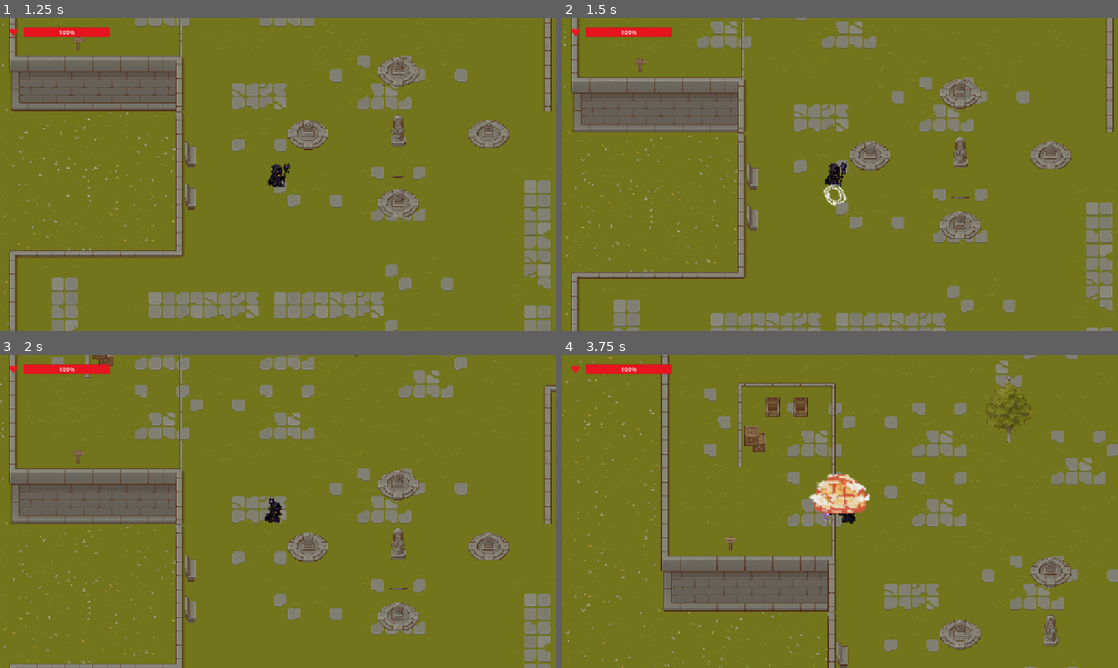
Above: before the commit, frames 1-4 (two rows, left to right).
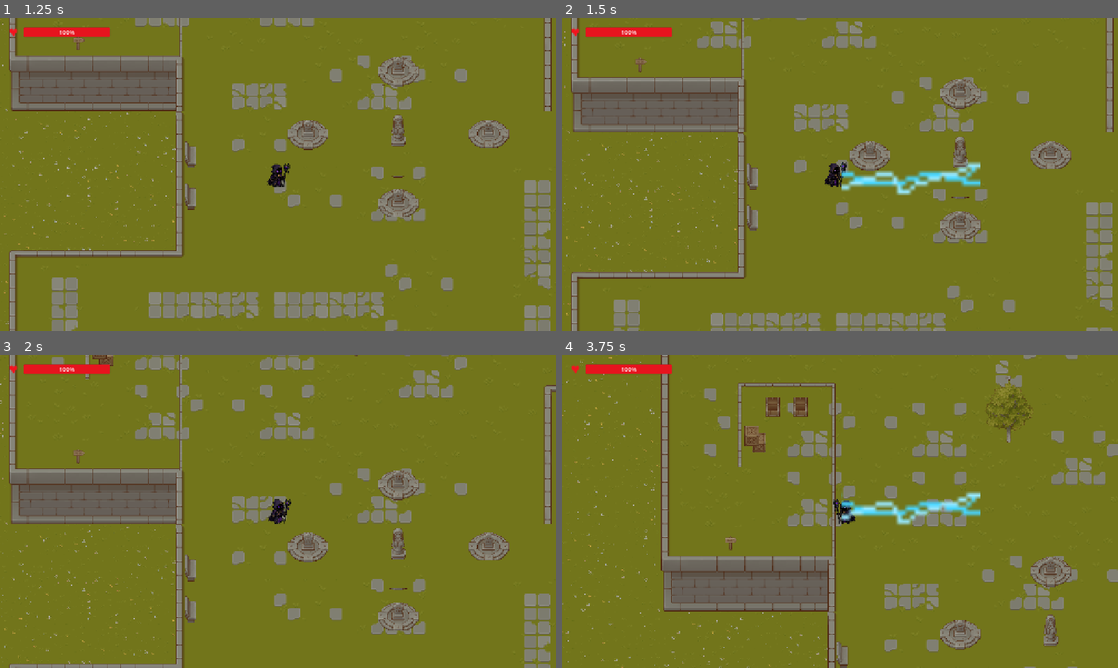
Above: after the commit, the same moments.

Repository: krunkske/Gamejam_ITF
Game: Godot game, scene res://Main.tscn
Same seed, same stepped clock (60 frames per second), same inputs: the game is played once before the commit and once after it.
Inputs (mouse positions are in pixels of both pictures, inside the frame that each line leads up to):
- Up to frame 1 (1.25 s): click (278, 296) at 0.5 s
- Up to frame 2 (1.5 s): tap Enter at 1.25 s; move the mouse to (812, 237) at 1.27 s; hold W (up) from 1.28 s (still down); click (812, 237) at 1.42 s
- Up to frame 3 (2 s): keep holding W (up)
- Up to frame 4 (3.75 s): move the mouse to (1006, 558) at 2.02 s; click (1006, 558) at 2.17 s; move the mouse to (673, 464) at 2.77 s; release W (up) at 2.78 s; hold A (left) from 2.78 s (still down); click (673, 464) at 2.92 s; move the mouse to (867, 511) at 3.52 s; click (867, 511) at 3.67 s

Frame 1 is identical in both runs. In frame 2, 1.4% of the frame differs, in the area x 47-76%, y 46-60%; in frame 3, 0.2%; in frame 4, 2.2%, in the area x 44-76%, y 38-55%.

Commit message:
lightning

Diff:
--- a/unstable-wizard/Scenes/Player/Player.tscn
+++ b/unstable-wizard/Scenes/Player/Player.tscn
@@ -32,7 +32,7 @@
 }],
 "loop": 1,
 "name": &"attack",
-"speed": 5.0
+"speed": 10.0
 }, {
 "frames": [{
 "duration": 1.0,
@@ -88,6 +88,10 @@
 corner_radius_bottom_left = 4
 
 [sub_resource type="StyleBoxFlat" id="StyleBoxFlat_game_over_panel"]
+content_margin_left = 24.0
+content_margin_top = 20.0
+content_margin_right = 24.0
+content_margin_bottom = 24.0
 bg_color = Color(0.035, 0.02, 0.07, 0.98)
 border_width_left = 2
 border_width_top = 2
@@ -100,10 +104,6 @@
 corner_radius_bottom_left = 8
 shadow_color = Color(0, 0, 0, 0.5)
 shadow_size = 16
-content_margin_left = 24.0
-content_margin_top = 20.0
-content_margin_right = 24.0
-content_margin_bottom = 24.0
 
 [sub_resource type="StyleBoxFlat" id="StyleBoxFlat_retry_normal"]
 bg_color = Color(0.78, 0.55, 0.2, 1)
@@ -117,6 +117,18 @@
 corner_radius_bottom_right = 5
 corner_radius_bottom_left = 5
 
+[sub_resource type="StyleBoxFlat" id="StyleBoxFlat_retry_pressed"]
+bg_color = Color(0.58, 0.37, 0.12, 1)
+border_width_left = 2
+border_width_top = 2
+border_width_right = 2
+border_width_bottom = 2
+border_color = Color(0.94, 0.72, 0.36, 1)
+corner_radius_top_left = 5
+corner_radius_top_right = 5
+corner_radius_bottom_right = 5
+corner_radius_bottom_left = 5
+
 [sub_resource type="StyleBoxFlat" id="StyleBoxFlat_retry_hover"]
 bg_color = Color(0.93, 0.7, 0.3, 1)
 border_width_left = 2
@@ -129,18 +141,6 @@
 corner_radius_bottom_right = 5
 corner_radius_bottom_left = 5
 
-[sub_resource type="StyleBoxFlat" id="StyleBoxFlat_retry_pressed"]
-bg_color = Color(0.58, 0.37, 0.12, 1)
-border_width_left = 2
-border_width_top = 2
-border_width_right = 2
-border_width_bottom = 2
-border_color = Color(0.94, 0.72, 0.36, 1)
-corner_radius_top_left = 5
-corner_radius_top_right = 5
-corner_radius_bottom_right = 5
-corner_radius_bottom_left = 5
-
 [node name="player" type="CharacterBody2D" unique_id=114388994]
 collision_layer = 2
 collision_mask = 5
@@ -148,7 +148,7 @@
 
 [node name="anination" type="AnimatedSprite2D" parent="." unique_id=930029314]
 sprite_frames = SubResource("SpriteFrames_0xww6")
-animation = &"walk"
+animation = &"attack"
 
 [node name="Camera2D" type="Camera2D" parent="anination" unique_id=1515920354]
 
@@ -177,7 +177,7 @@
 theme_override_styles/background = SubResource("StyleBoxFlat_health_background")
 theme_override_styles/fill = SubResource("StyleBoxFlat_health_fill")
 
-[node name="GameOver" type="Control" parent="HUD"]
+[node name="GameOver" type="Control" parent="HUD" unique_id=2020527235]
 visible = false
 layout_mode = 3
 anchors_preset = 15
@@ -186,7 +186,7 @@
 grow_horizontal = 2
 grow_vertical = 2
 
-[node name="Backdrop" type="ColorRect" parent="HUD/GameOver"]
+[node name="Backdrop" type="ColorRect" parent="HUD/GameOver" unique_id=1704308079]
 layout_mode = 1
 anchors_preset = 15
 anchor_right = 1.0
@@ -195,7 +195,7 @@
 grow_vertical = 2
 color = Color(0.015, 0.008, 0.035, 0.78)
 
-[node name="CenterContainer" type="CenterContainer" parent="HUD/GameOver"]
+[node name="CenterContainer" type="CenterContainer" parent="HUD/GameOver" unique_id=1723923371]
 layout_mode = 1
 anchors_preset = 15
 anchor_right = 1.0
@@ -203,36 +203,36 @@
 grow_horizontal = 2
 grow_vertical = 2
 
-[node name="Panel" type="PanelContainer" parent="HUD/GameOver/CenterContainer"]
+[node name="Panel" type="PanelContainer" parent="HUD/GameOver/CenterContainer" unique_id=1653117723]
 layout_mode = 2
 theme_override_styles/panel = SubResource("StyleBoxFlat_game_over_panel")
 
-[node name="VBoxContainer" type="VBoxContainer" parent="HUD/GameOver/CenterContainer/Panel"]
+[node name="VBoxContainer" type="VBoxContainer" parent="HUD/GameOver/CenterContainer/Panel" unique_id=454176295]
 layout_mode = 2
 theme_override_constants/separation = 12
 
-[node name="GameOverImage" type="TextureRect" parent="HUD/GameOver/CenterContainer/Panel/VBoxContainer"]
+[node name="GameOverImage" type="TextureRect" parent="HUD/GameOver/CenterContainer/Panel/VBoxContainer" unique_id=2020913007]
 custom_minimum_size = Vector2(600, 338)
 layout_mode = 2
 texture = ExtResource("14_0u84n")
 expand_mode = 1
 stretch_mode = 5
 
-[node name="Message" type="Label" parent="HUD/GameOver/CenterContainer/Panel/VBoxContainer"]
+[node name="Message" type="Label" parent="HUD/GameOver/CenterContainer/Panel/VBoxContainer" unique_id=1075045752]
 layout_mode = 2
 theme_override_colors/font_color = Color(0.89, 0.83, 0.98, 1)
 theme_override_font_sizes/font_size = 18
 text = "De magie is uitgewerkt. Maar niet voorgoed."
 horizontal_alignment = 1
 
-[node name="RetryButton" type="Button" parent="HUD/GameOver/CenterContainer/Panel/VBoxContainer"]
+[node name="RetryButton" type="Button" parent="HUD/GameOver/CenterContainer/Panel/VBoxContainer" unique_id=1455076697]
 custom_minimum_size = Vector2(280, 58)
 layout_mode = 2
 size_flags_horizontal = 4
 theme_override_colors/font_color = Color(0.12, 0.07, 0.02, 1)
 theme_override_font_sizes/font_size = 22
 theme_override_styles/normal = SubResource("StyleBoxFlat_retry_normal")
+theme_override_styles/pressed = SubResource("StyleBoxFlat_retry_pressed")
 theme_override_styles/hover = SubResource("StyleBoxFlat_retry_hover")
-theme_override_styles/pressed = SubResource("StyleBoxFlat_retry_pressed")
 theme_override_styles/focus = SubResource("StyleBoxFlat_retry_hover")
 text = "Opnieuw proberen"
--- a/unstable-wizard/Scenes/Spells/Lightning.tscn
+++ b/unstable-wizard/Scenes/Spells/Lightning.tscn
@@ -1,6 +1,7 @@
 [gd_scene format=3 uid="uid://c74pj0ub2kswv"]
 
 [ext_resource type="Texture2D" uid="uid://c8ljjgn5tkbed" path="res://Scenes/Spells/Lightning.png" id="1_5jgpr"]
+[ext_resource type="Script" uid="uid://ccenda2oe7evk" path="res://Scripts/Classes/Spell/Lightning.gd" id="1_sbusv"]
 
 [sub_resource type="AtlasTexture" id="AtlasTexture_sbusv"]
 atlas = ExtResource("1_5jgpr")
@@ -21,11 +22,25 @@
 }],
 "loop": 1,
 "name": &"default",
-"speed": 5.0
+"speed": 20.0
 }]
 
+[sub_resource type="RectangleShape2D" id="RectangleShape2D_sbusv"]
+size = Vector2(322, 82)
+
 [node name="Area2D" type="Area2D" unique_id=719819009]
+script = ExtResource("1_sbusv")
 
 [node name="AnimatedSprite2D" type="AnimatedSprite2D" parent="." unique_id=1486451584]
+position = Vector2(161.99998, -1.9999999)
+scale = Vector2(10, 10)
 sprite_frames = SubResource("SpriteFrames_qwq6p")
-frame_progress = 0.97468406
+frame = 1
+frame_progress = 0.45519134
+
+[node name="CollisionShape2D" type="CollisionShape2D" parent="." unique_id=1941539794]
+position = Vector2(163, -6)
+shape = SubResource("RectangleShape2D_sbusv")
+
+[connection signal="area_entered" from="." to="." method="_on_area_entered"]
+[connection signal="body_entered" from="." to="." method="_on_body_entered"]
--- a/unstable-wizard/Scripts/Classes/Player/Player.gd
+++ b/unstable-wizard/Scripts/Classes/Player/Player.gd
@@ -101,11 +101,13 @@
 	animation.play("attack")
 
 	# Randomly choose between fireball and wind
-	var spell_choice = randi() % 2
+	var spell_choice = randi_range(0, 2)
 	if spell_choice == 0:
 		shoot_fireball()
+	elif spell_choice == 1:
+		shoot_wind()
 	else:
-		shoot_wind()
+		shoot_lightning()
 
 	await animation.animation_finished
 
@@ -129,4 +131,4 @@
 	var lightning = LIGHTNING_SCENE.instantiate()
 	get_tree().current_scene.add_child(lightning)
 	lightning.global_position = global_position
-	lightning.direction = global_position.direction_to(get_global_mouse_position()).normalized()
+	lightning.direction = global_position.direction_to(get_global_mouse_position())
--- a/unstable-wizard/Scripts/Classes/Spell/Lightning.gd
+++ b/unstable-wizard/Scripts/Classes/Spell/Lightning.gd
@@ -1,9 +1,6 @@
 extends Area2D
 class_name Lightning
 
-@export var damage: int = 50  # Big damage!
-@export var range: float = 800.0
-@export var width: float = 30.0
 @export var lifetime: float = 0.15  # Quick flash
 
 var direction: Vector2 = Vector2.ZERO
@@ -13,54 +10,11 @@
 
 func _ready() -> void:
 	add_to_group("bullet")
-
-	# Calculate end position based on range
-	end_position = global_position + direction * range
-
-	# Draw the lightning beam
-	queue_redraw()
-
-	# Deal damage to enemies in the line
-	deal_damage()
-
-	# Disappear after a short time
+	$AnimatedSprite2D.play("default")
+	print("light")
 	await get_tree().create_timer(lifetime).timeout
 	queue_free()
 
-
-func deal_damage() -> void:
-	# Get all enemies
-	for enemy in get_tree().get_nodes_in_group("enemy"):
-		if not is_instance_valid(enemy):
-			continue
-
-		# Check if enemy is on the lightning line
-		var closest_point = get_closest_point_on_line(enemy.global_position)
-		var distance_to_line = enemy.global_position.distance_to(closest_point)
-
-		if distance_to_line <= width and not enemy in hit_enemies:
-			hit_enemies.append(enemy)
-			if enemy.has_method("damage_taken"):
-				enemy.damage_taken(damage)
-
-
-func get_closest_point_on_line(point: Vector2) -> Vector2:
-	var start = global_position
-	var end = end_position
-	var line_vec = end - start
-	var point_vec = point - start
-	var line_len_sq = line_vec.length_squared()
-
-	if line_len_sq == 0.0:
-		return start
-
-	var t = maxf(0.0, minf(1.0, point_vec.dot(line_vec) / line_len_sq))
-	return start + line_vec * t
-
-
-func _draw() -> void:
-	# Draw a lightning bolt line
-	draw_line(Vector2.ZERO, direction * range, Color.YELLOW, width)
-
-	# Add some glow effect
-	draw_line(Vector2.ZERO, direction * range, Color(1, 1, 0.5, 0.5), width * 2)
+func _on_body_entered(body: Node2D) -> void:
+	if body.has_method("damage_taken"):
+		body.damage_taken(50)
Not shown: 1 places in unstable-wizard/Scenes/Player/Player.tscn that only renumber resources
